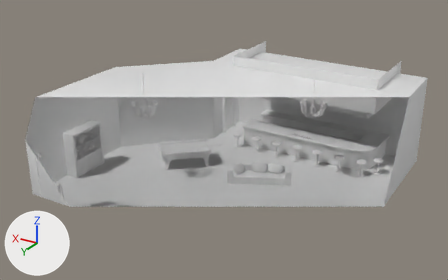
Two versions of the FBX model Assets/Levels/Bar/Bar.fbx, one commit apart.
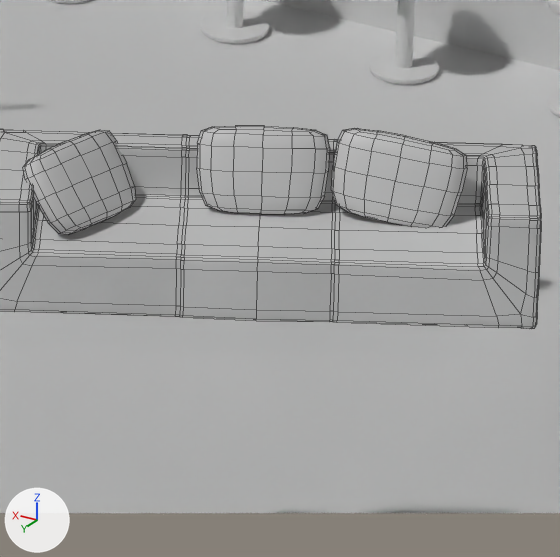
Each version is shown whole from a camera (50 mm lens) standing at (-12.67, 28.2, 13.49) and looking at (1.2, 5.09, 1.93), then close up on the part from 51% to 66% of the width and 53% to 76% of the height. The lights are fixed; the arrows at lower left show +X, +Y and +Z. The close-ups show mesh edges as thin lines. Everything nearer to the camera than a plane just in front of the edit is cut away. Where no turn or scale is listed for an object, it has been applied to the vertices.

Objects in the first close-up: 'Room', 'bar', 'chairs.005', 'chairs.006', 'sofa', 'sofa.001', 'sofa.002', 'sofa.003'.
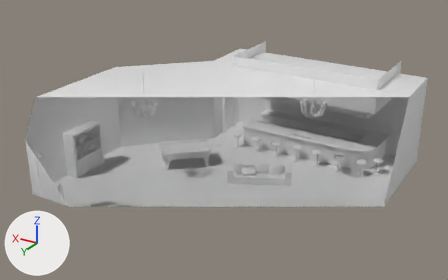
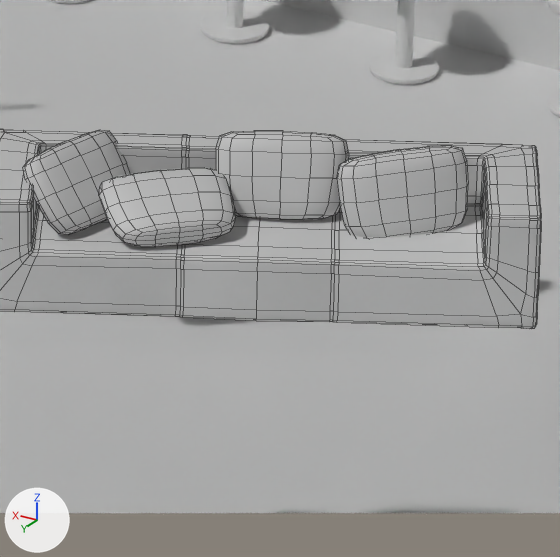
Where the change shows, as pixel boxes (x1, y1, x2, y2) in the close-ups (560 x 557 px):
'sofa.002', moved, turned: before (331, 128, 467, 228); after (337, 145, 468, 237)
'sofa.001', moved: before (197, 125, 330, 215); after (216, 131, 349, 220)
'sofa.004', added: after (99, 168, 236, 247)

The change, as a list of edits to the scene's bpy script:
```text
Change ob_sofa_002:
    ob_sofa_002.location: (-1.218, 4.459, 0.79) -> (-1.307, 4.552, 0.766)
    ob_sofa_002.rotation_euler: (0.188, -0.116, 0.319) -> (0.125, 0.0668, 0.713)  # degrees (11, -6.6, 18) -> degrees (7.2, 3.8, 41)
Change ob_sofa_001:
    ob_sofa_001.location: (-0.549, 4.737, 0.794) -> (-0.669, 4.749, 0.798)
Add ob_sofa_004:
    ob_sofa_004 = bpy.data.objects.new('sofa.004', me_cube_004)
    ob_sofa_004.location = (-0.258, 5.249, 0.719)
    ob_sofa_004.rotation_euler = (1.136, 0.00685, 0.752)  # degrees (65, 0.4, 43)
    ob_sofa_004.scale = (0.977, 0.977, 0.977)
```
